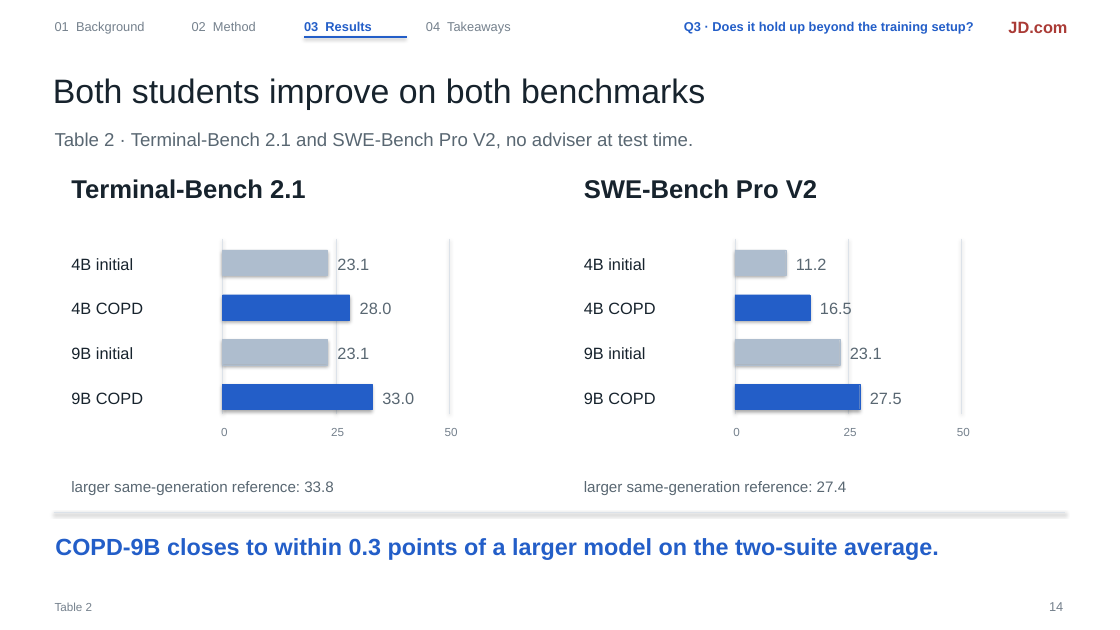
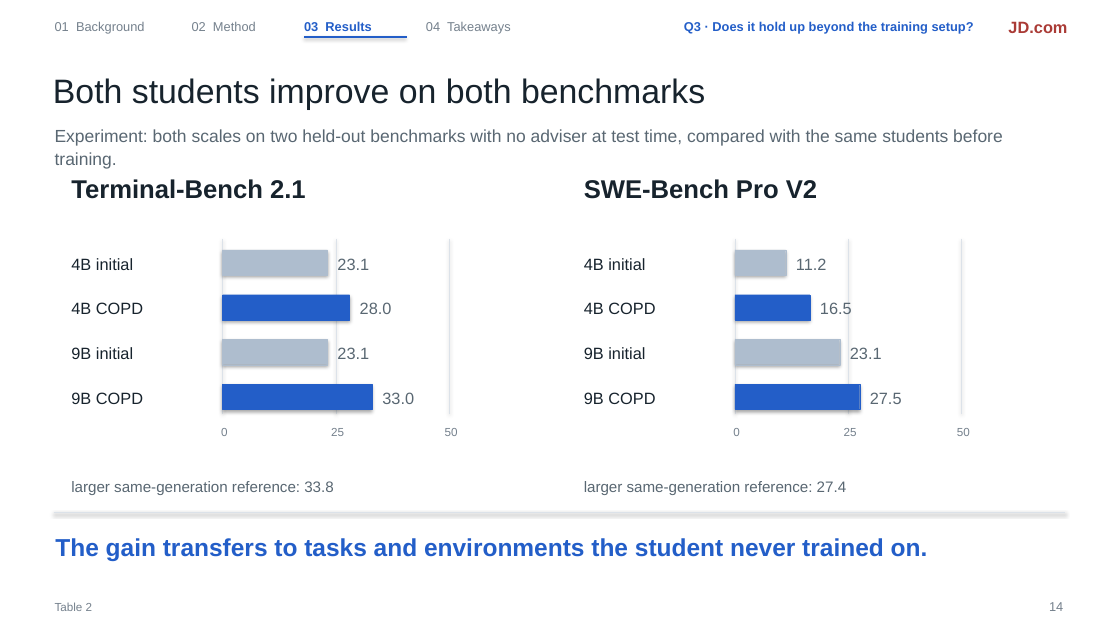
Before and after one commit to liruiluo/communicative-opsd, a slide deck: slide 14 of assets/slides/copd-slides.pptx. Drawn at 1120x630 pixels with LibreOffice and Linux fonts; fonts in the diff are those of the drawing. Boxes give left, top, right and bottom in pixels: in the first picture for what was removed or moved away, otherwise in the second. Text is boxed around its words. In the diff, an @@ line names an element or a change of style, - is before the commit and + after.

Commit message:
Results slides state the experiment and the claim instead of numbers

```diff
--- a/assets/slides/copd-slides.pptx
+++ b/assets/slides/copd-slides.pptx
@@ text at bbox=[55, 129, 1003, 169]: text changed; size 16 to 15 pt @@
-Table 2 · Terminal-Bench 2.1 and SWE-Bench Pro V2, no adviser at test time.
+Experiment: both scales on two held-out benchmarks with no adviser at test time, compared with the same students before training.
@@ text at bbox=[55, 538, 928, 561]: text changed; size 20 to 21 pt @@
-COPD-9B closes to within 0.3 points of a larger model on the two-suite average.
+The gain transfers to tasks and environments the student never trained on.
```
Also in this commit, not shown: 11 other slides changed, 1 other file.
